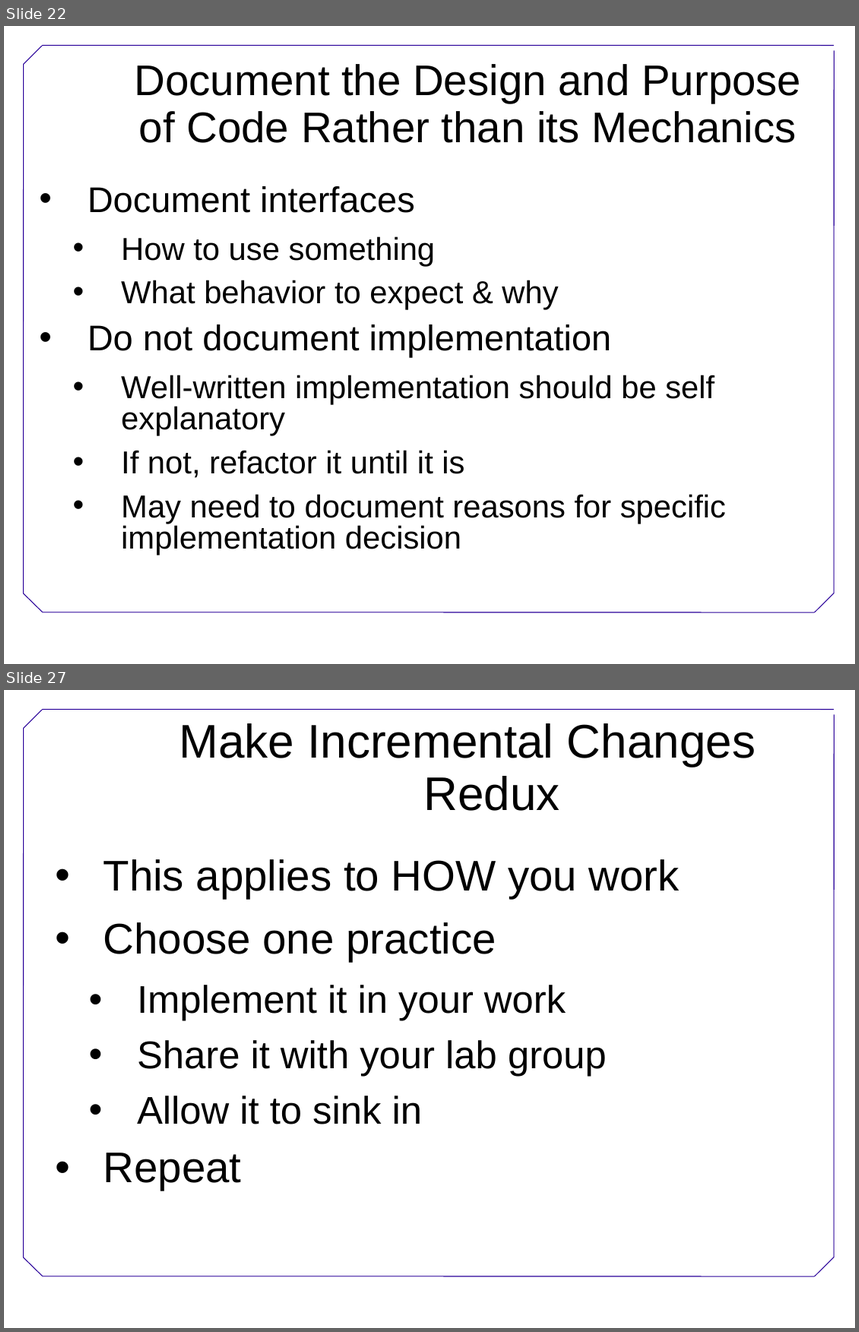
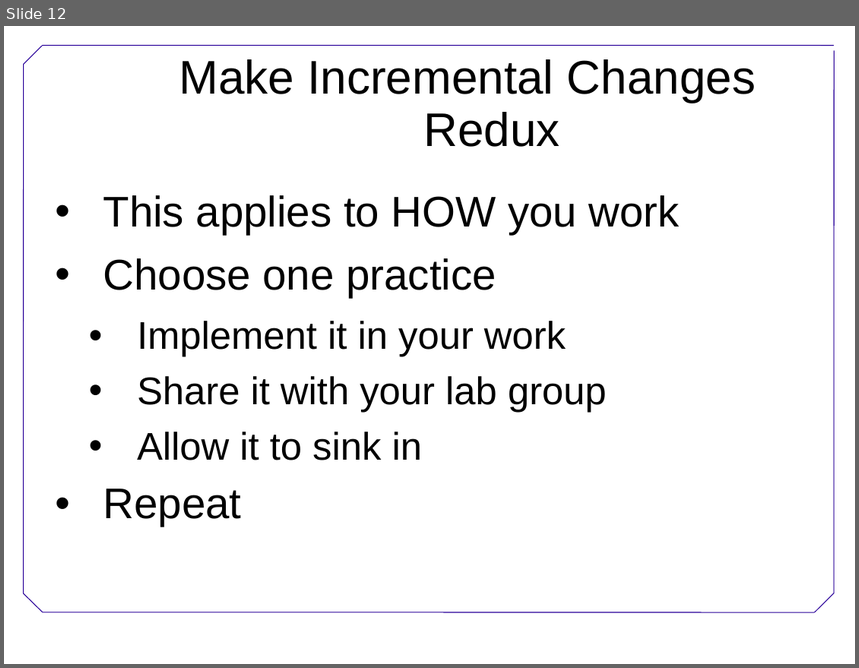
Before and after one commit to swcarpentry/DEPRECATED-boot-camps, a slide deck: BestPractices.ppt. Shown one above the other, each under a label of ours: slides 22 and 27 before the commit, slide 12 after it; the slides between them are not shown. The pictures are 859x1332 and 859x668 pixels, drawn with LibreOffice and Linux fonts; fonts in the diff are those of the drawing; background and template pictures are left out. Boxes give left, top, right and bottom in pixels: in the first picture for what was removed or moved away, otherwise in the second. Text is boxed around its words. In the diff, an @@ line names an element or a change of style, - is before the commit and + after.

```diff
--- a/BestPractices.ppt
+++ b/BestPractices.ppt
@@ slide 22 removed at bbox=[4, 26, 855, 664], background #FFFFFF; not listed: 7 template elements that a slide beside it also shows @@
@@ title removed at bbox=[135, 64, 801, 143] @@
-Document the Design and Purpose of Code Rather than its Mechanics
@@ text removed at bbox=[88, 186, 726, 556] @@
-• Document interfaces
-  • How to use something
-  • What behavior to expect & why
-• Do not document implementation
-  • Well-written implementation should be self explanatory
-  • If not, refactor it until it is
-  • May need to document reasons for specific implementation decision
@@ what was slide 27 is now slide 12 @@
```
Also in this commit, not shown: 2 slides changed, 2 slides added, 16 other slides removed, 1 other file.
